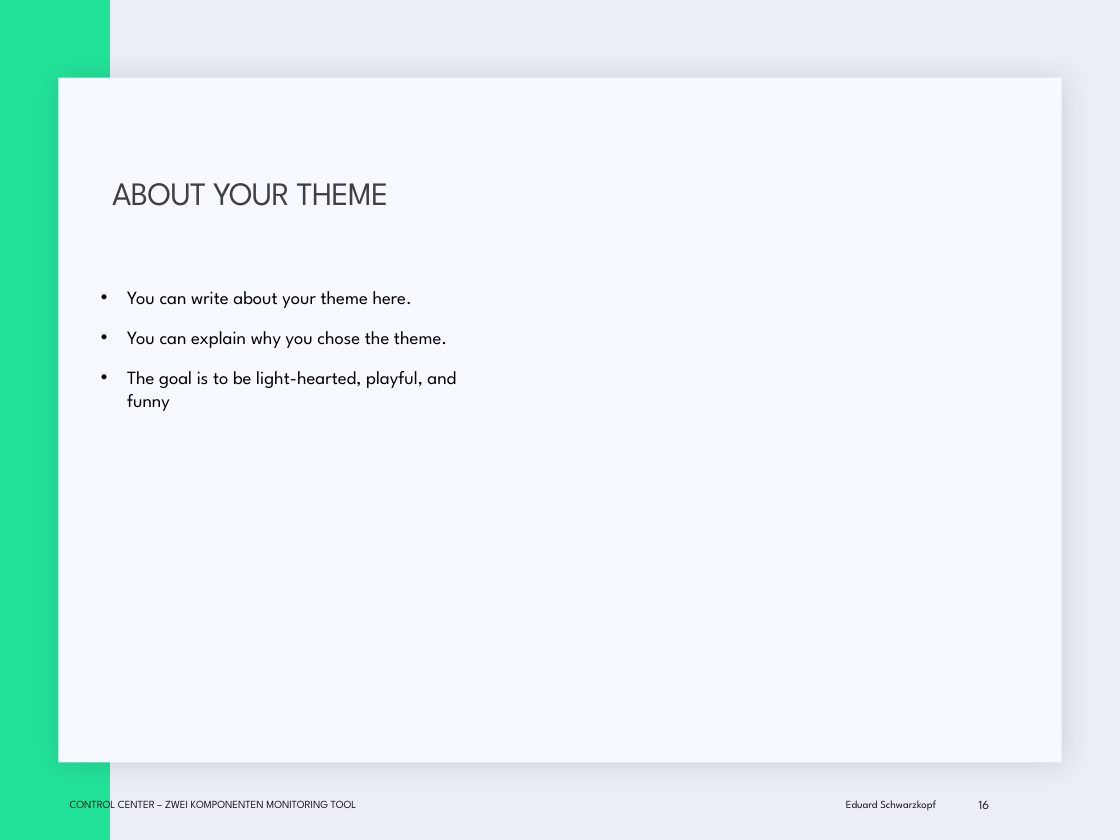
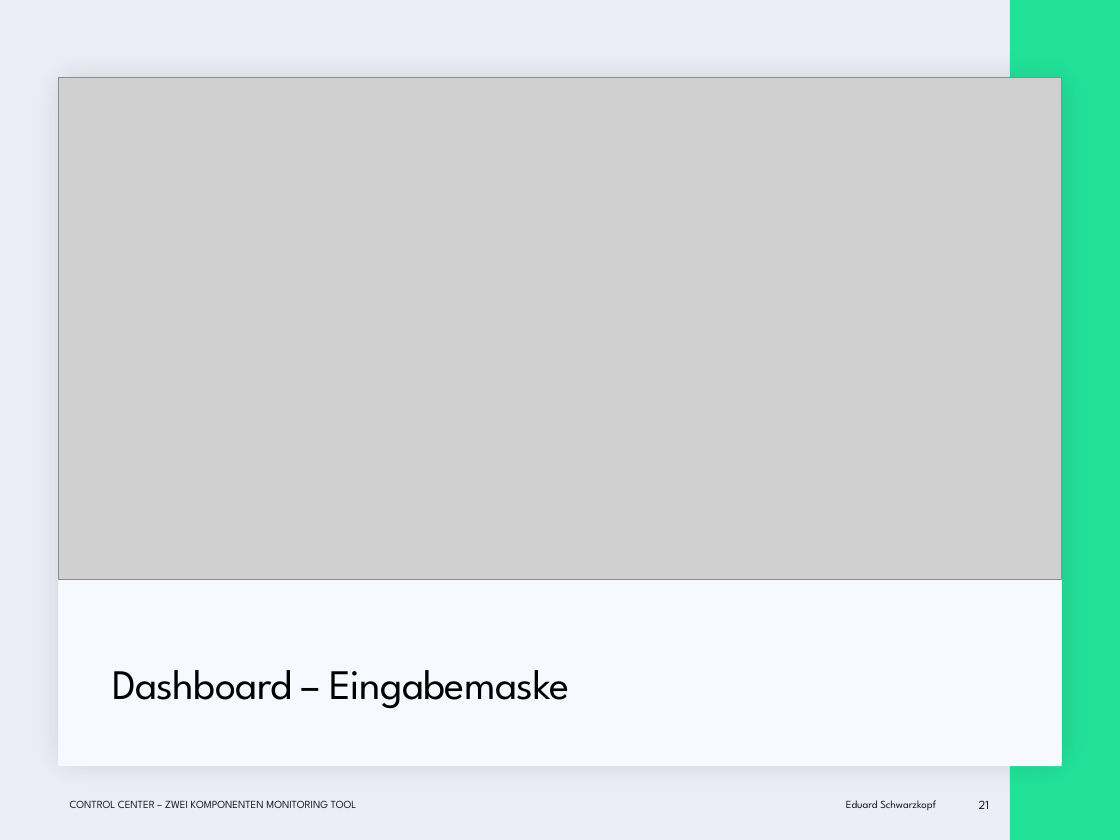
Before and after one commit to EduardSchwarzkopf/Abschlusspr-sentation, a slide deck: slide 21 of Abschluss_präsi.pptx (slide 16 before the commit). Drawn at 1120x840 pixels with LibreOffice and Linux fonts; fonts in the diff are those of the drawing; grey boxes stand for pictures. Boxes give left, top, right and bottom in pixels: in the first picture for what was removed or moved away, otherwise in the second. Text is boxed around its words. In the diff, an @@ line names an element or a change of style, - is before the commit and + after.

```diff
--- a/Abschluss_präsi.pptx
+++ b/Abschluss_präsi.pptx
@@ rectangle moved from (x1=0, y1=0, x2=110, y2=840) to (x1=1010, y1=0, x2=1120, y2=840) @@
@@ rectangle at (x1=1010, y1=0, x2=1120, y2=840): mirrored @@
@@ picture added at (x1=58, y1=77, x2=1062, y2=579) @@
@@ title removed at (x1=112, y1=183, x2=389, y2=206) @@
-ABOUT YOUR THEME
@@ text removed at (x1=127, y1=291, x2=456, y2=411) @@
-• You can write about your theme here.
-• You can explain why you chose the theme.
-• The goal is to be light-hearted, playful, and funny
@@ rectangle added at (x1=58, y1=482, x2=1062, y2=766), fill #F6F9FF @@
@@ title added at (x1=112, y1=670, x2=569, y2=709), 27 pt, text #000000 @@
+Dashboard – Eingabemaske
@@ page number at (x1=979, y1=800, x2=989, y2=809): text changed @@
-16
+21
```
Also in this commit, not shown: 5 other slides changed, 6 slides added, 1 slide removed.
